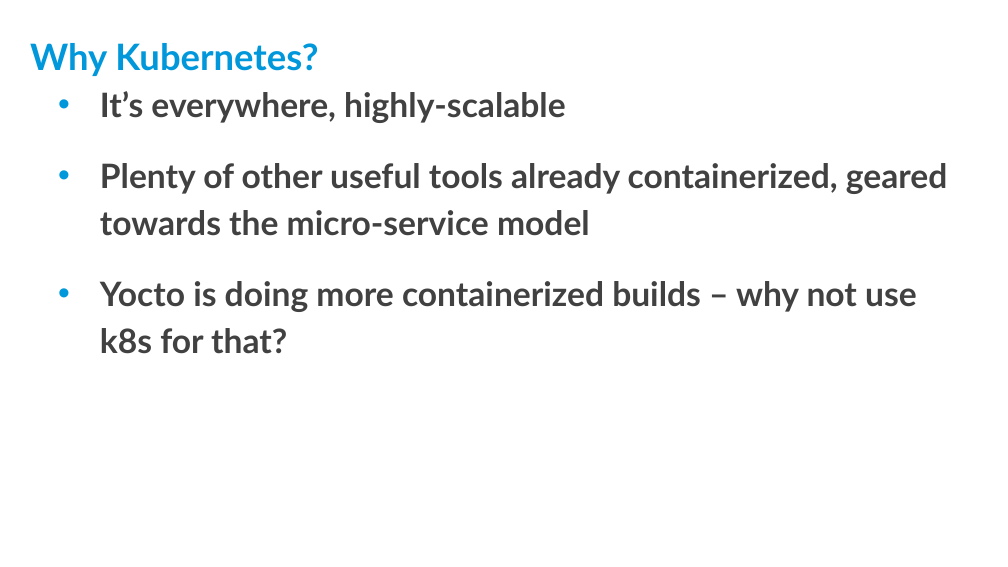
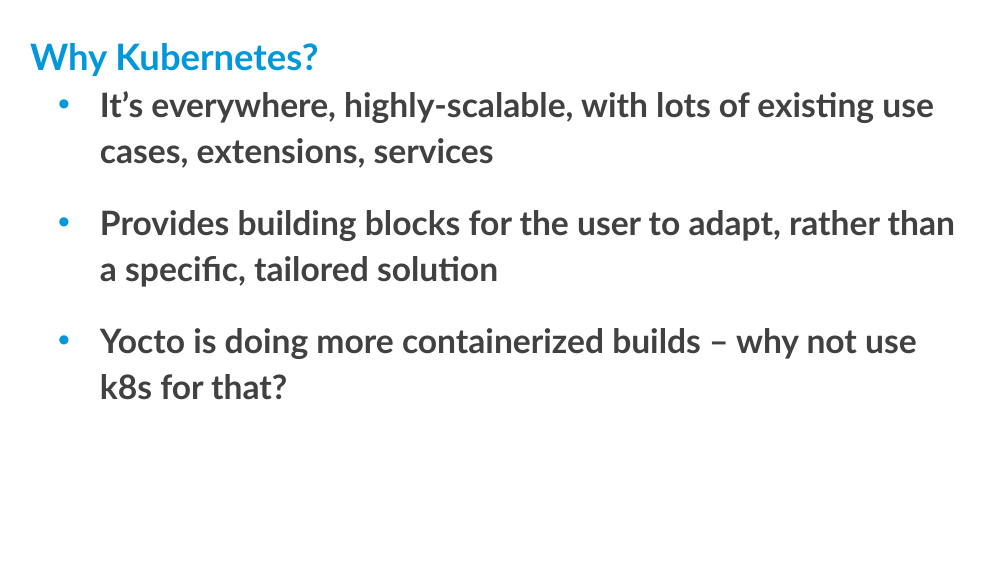
Before and after one commit to threexc/yocto-tekton, a slide deck: slide 11 of yddtalk/YP_DevDay_k8s_tekton.odp. Drawn at 1008x567 pixels with LibreOffice and Linux fonts; fonts in the diff are those of the drawing; background and template pictures are left out. Boxes give left, top, right and bottom in pixels: in the first picture for what was removed or moved away, otherwise in the second. Text is boxed around its words. In the diff, an @@ line names an element or a change of style, - is before the commit and + after.

```diff
--- a/yddtalk/YP_DevDay_k8s_tekton.odp
+++ b/yddtalk/YP_DevDay_k8s_tekton.odp
@@ text at [100, 91, 955, 287]: text changed @@
-• It’s everywhere, highly-scalable
-• Plenty of other useful tools already containerized, geared towards the micro-service model
+• It’s everywhere, highly-scalable, with lots of existing use cases, extensions, services
+• Provides building blocks for the user to adapt, rather than a specific, tailored solution
```
Also in this commit, not shown: 7 other slides changed.
